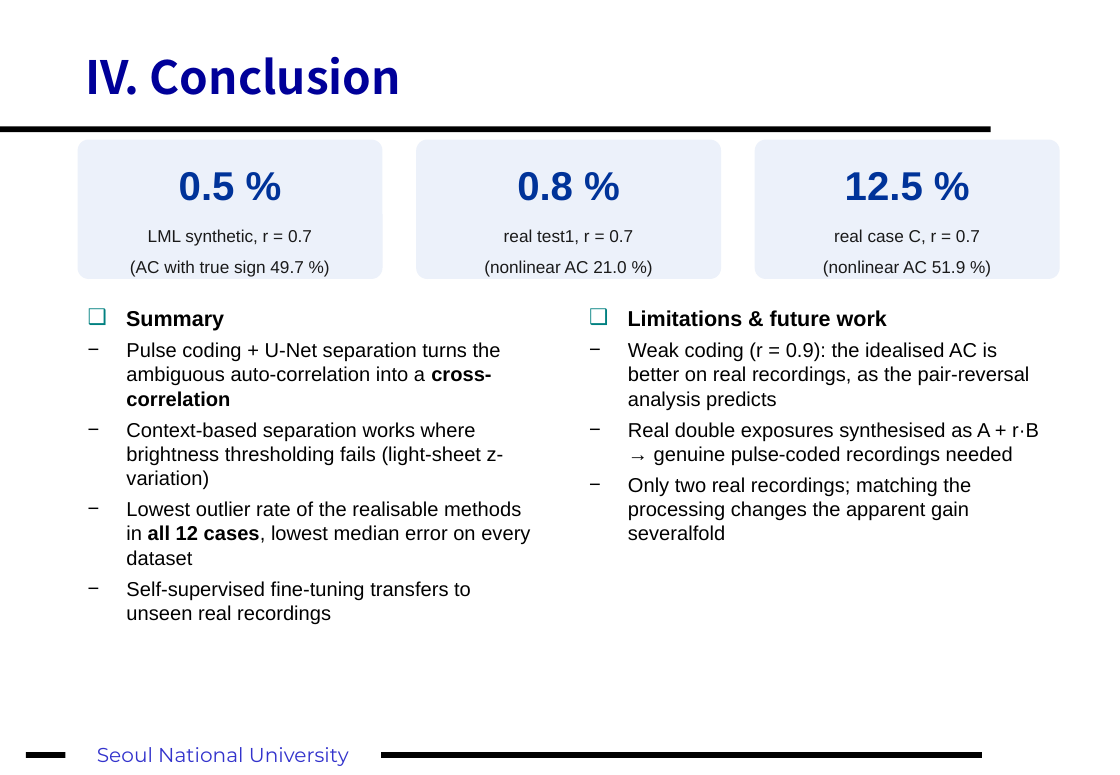
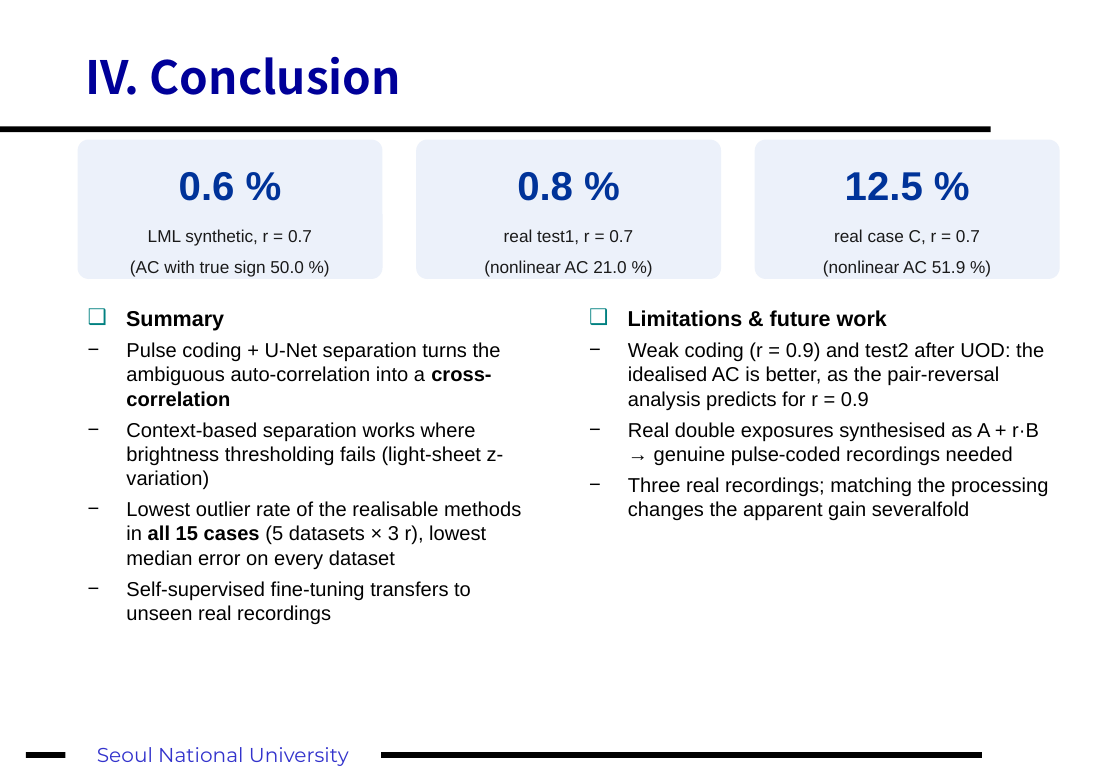
Before and after one commit to fosherrat/piv_termproject, a slide deck: slide 23 of presentation/PIV_term_project.pptx (slide 21 before the commit). Drawn at 1120x775 pixels with LibreOffice and Linux fonts; fonts in the diff are those of the drawing. Boxes give left, top, right and bottom in pixels: in the first picture for what was removed or moved away, otherwise in the second. Text is boxed around its words. In the diff, an @@ line names an element or a change of style, - is before the commit and + after.

```diff
--- a/presentation/PIV_term_project.pptx
+++ b/presentation/PIV_term_project.pptx
@@ text in rounded rectangle at box(130, 172, 312, 277): text changed @@
-0.5 %
-LML synthetic, r = 0.7
-(AC with true sign 49.7 %)
+0.6 %
+LML synthetic, r = 0.7
+(AC with true sign 50.0 %)
@@ text at box(628, 342, 1044, 410): text changed @@
-− Weak coding (r = 0.9): the idealised AC is better on real recordings, as the pair-reversal analysis predicts
+− Weak coding (r = 0.9) and test2 after UOD: the idealised AC is better, as the pair-reversal analysis predicts for r = 0.9
@@ text at box(628, 477, 1048, 521): text changed @@
-− Only two real recordings; matching the processing changes the apparent gain severalfold
+− Three real recordings; matching the processing changes the apparent gain severalfold
@@ text at box(126, 501, 521, 569): text changed @@
-− Lowest outlier rate of the realisable methods in all 12 cases, lowest median error on every dataset
+− Lowest outlier rate of the realisable methods in all 15 cases (5 datasets × 3 r), lowest median error on every dataset
```
Also in this commit, not shown: 7 other slides changed, 5 slides added, 3 slides removed, 23 other files.
